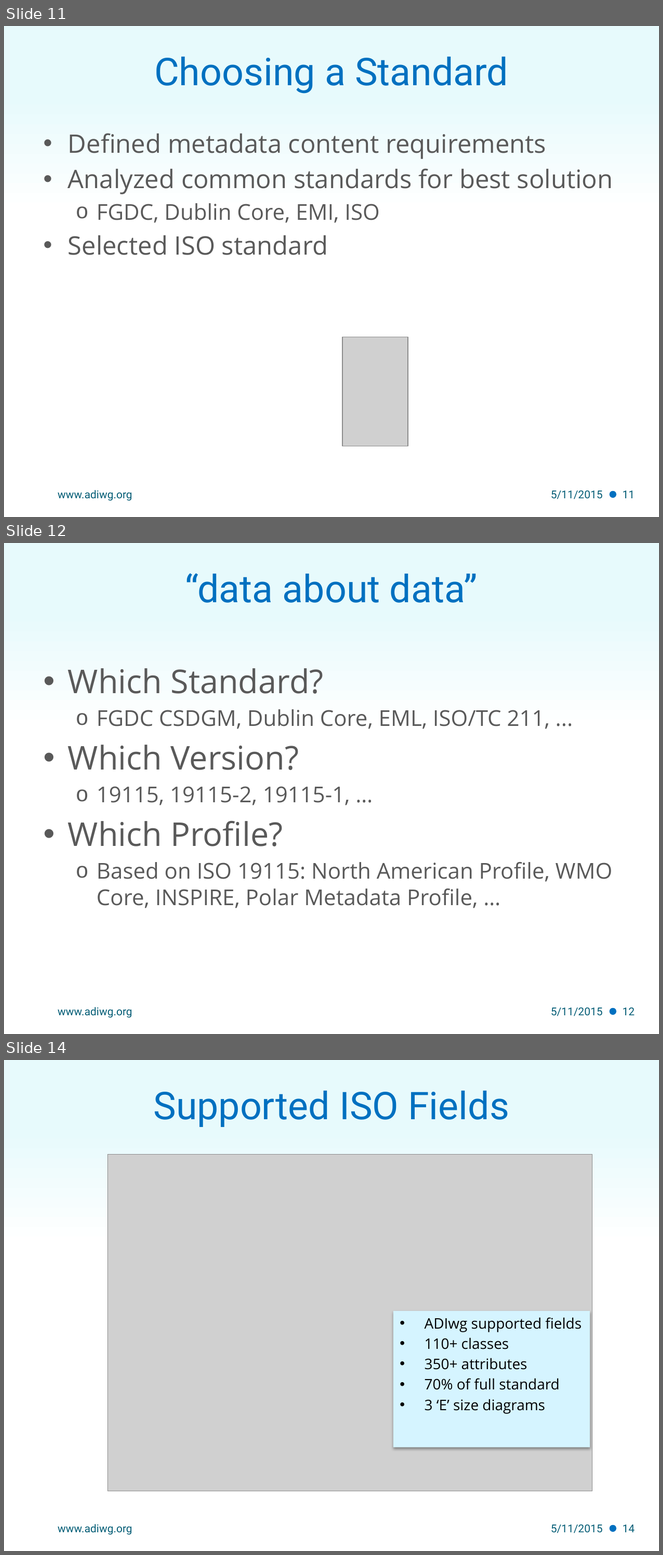
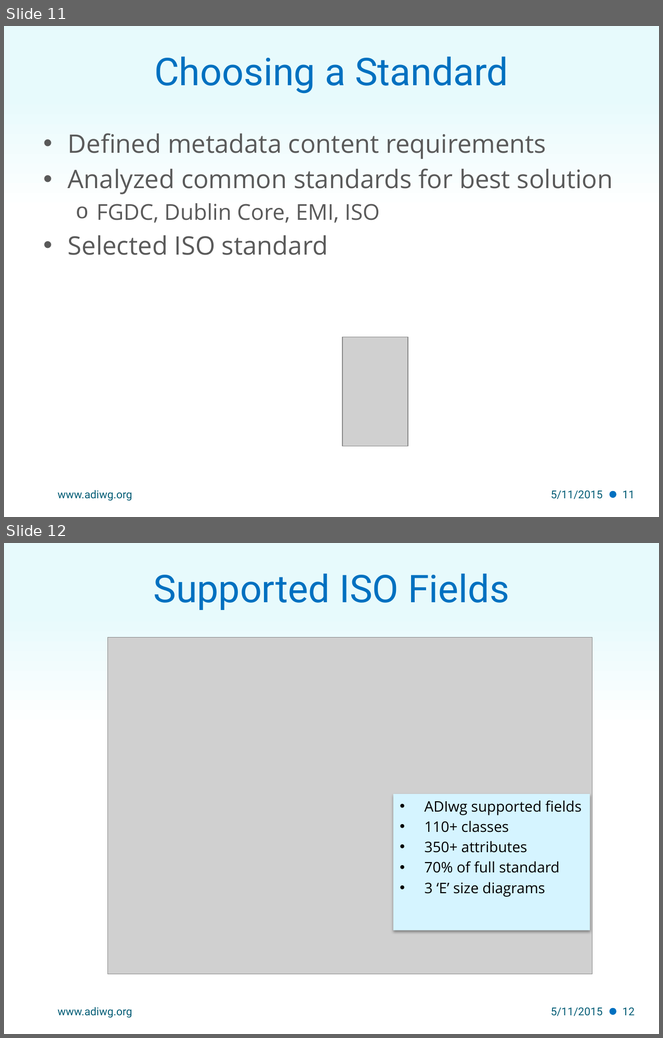
Before and after one commit to adiwg/mdWorkshop, a slide deck: S1.1_Workshop_Intro.pptx. Shown one above the other, each under a label of ours: slides 11, 12 and 14 before the commit, slides 11 and 12 after it; the slides between them are not shown. The pictures are 663x1555 and 663x1038 pixels, drawn with LibreOffice and Linux fonts; fonts in the diff are those of the drawing; grey boxes stand for pictures; background and template pictures are left out. Boxes give left, top, right and bottom in pixels: in the first picture for what was removed or moved away, otherwise in the second. Text is boxed around its words. In the diff, an @@ line names an element or a change of style, - is before the commit and + after.

```diff
--- a/S1.1_Workshop_Intro.pptx
+++ b/S1.1_Workshop_Intro.pptx
@@ slide 12 removed at (x1=4, y1=543, x2=659, y2=1034), background gradient #E7FAFC to #FFFFFF; not listed: 1 template element that a slide beside it also shows @@
@@ title removed at (x1=185, y1=573, x2=478, y2=603) @@
-“data about data”
@@ text removed at (x1=68, y1=668, x2=612, y2=909) @@
-• Which Standard?
-  o FGDC CSDGM, Dublin Core, EML, ISO/TC 211, ...
-• Which Version?
-  o 19115, 19115-2, 19115-1, …
-• Which Profile?
-  o Based on ISO 19115: North American Profile, WMO Core, INSPIRE, Polar Metadata Profile, …
@@ text removed at (x1=58, y1=1007, x2=132, y2=1018) @@
-www.adiwg.org
@@ text removed at (x1=551, y1=1008, x2=603, y2=1017) @@
-5/11/2015
@@ page number removed at (x1=623, y1=1008, x2=635, y2=1016) @@
-12
@@ what was slide 14 is now slide 12 @@
@@ page number at (x1=623, y1=1008, x2=635, y2=1016): text changed @@
-14
+12
```
Also in this commit, not shown: 1 other slide removed, 1 other file.
